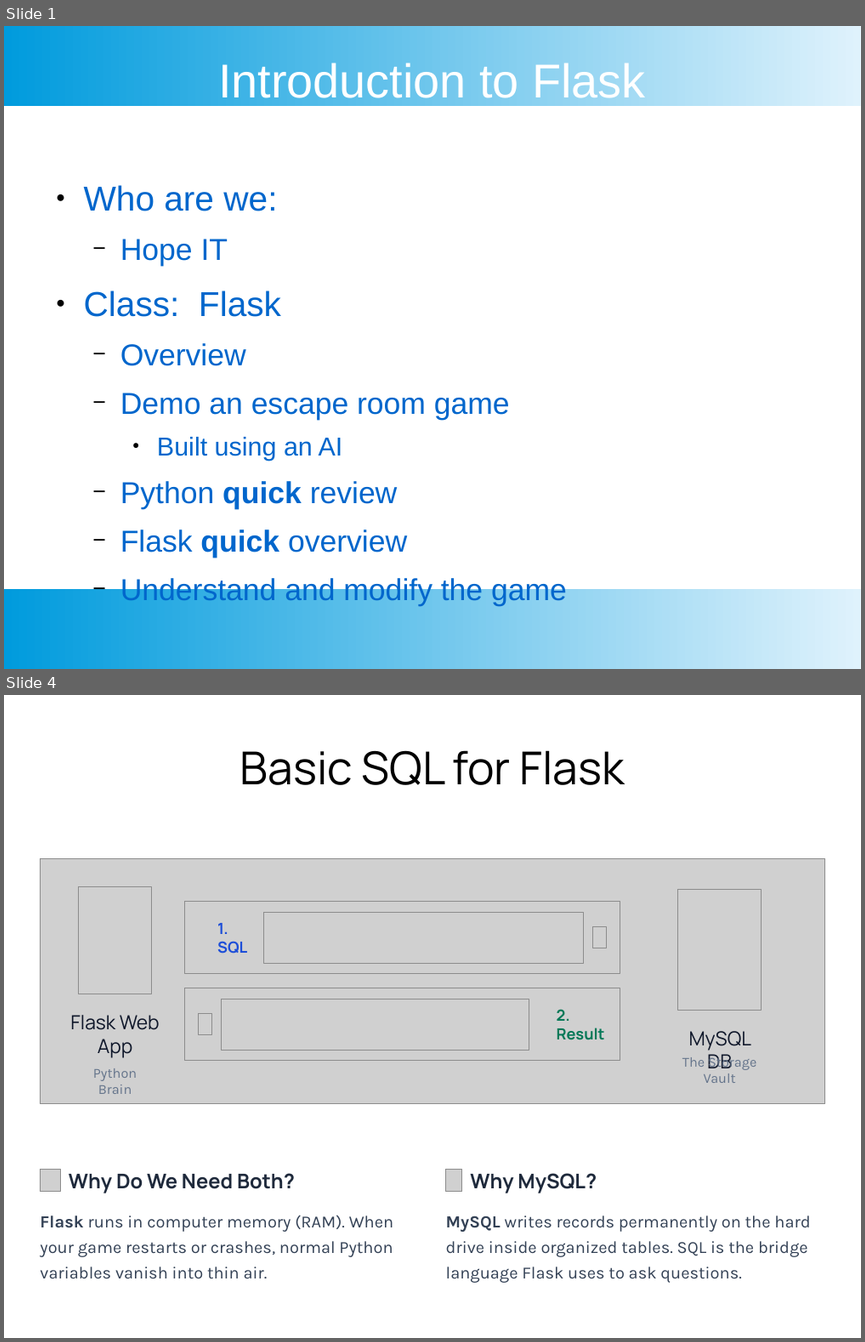
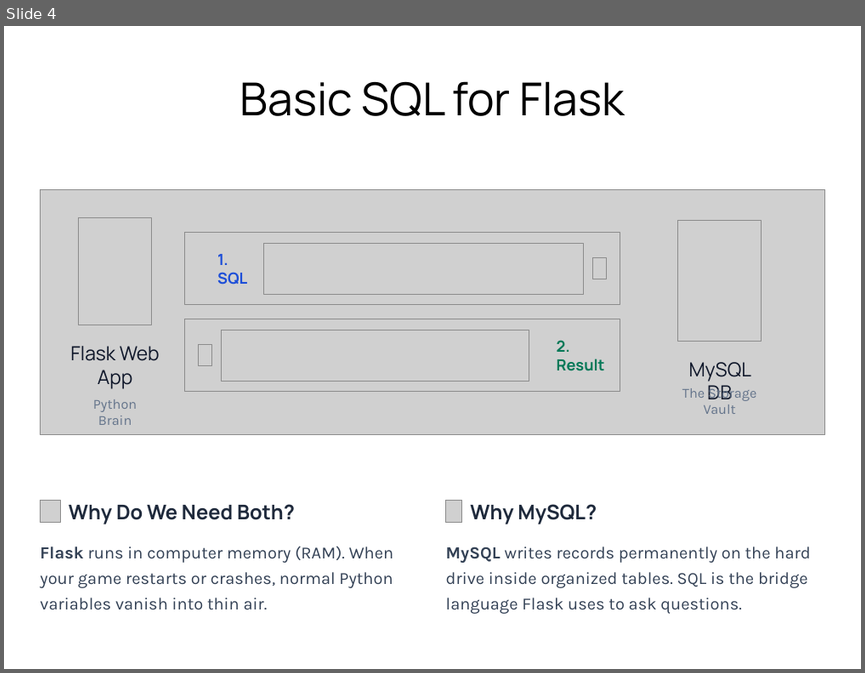
Before and after one commit to benjaminisi/EscapeRoomFlaskLesson, a slide deck: Documents/slides/4sql.odp. Shown one above the other, each under a label of ours: slides 1 and 4 before the commit, slide 4 after it; the slides between them are not shown. The pictures are 865x1342 and 865x673 pixels, drawn with LibreOffice and Linux fonts; fonts in the diff are those of the drawing; grey boxes stand for pictures; background and template pictures are left out. Boxes give left, top, right and bottom in pixels: in the first picture for what was removed or moved away, otherwise in the second. Text is boxed around its words. In the diff, an @@ line names an element or a change of style, - is before the commit and + after.

Commit message:
Update intro slides to 4sql

```diff
--- a/Documents/slides/4sql.odp
+++ b/Documents/slides/4sql.odp
@@ slide 1 removed at (4, 26, 861, 669), background #FFFFFF @@
@@ rectangle removed at (4, 26, 861, 106) @@
@@ title removed at (218, 60, 645, 106) @@
-Introduction to Flask
@@ text removed at (84, 185, 567, 606) @@
-● Who are we:
-  − Hope IT
-● Class: Flask
-  − Overview
-  − Demo an escape room game
-    ● Built using an AI
-  − Python quick review
-  − Flask quick overview
-  − Understand and modify the game
@@ rectangle removed at (4, 589, 861, 669) @@
```
Also in this commit, not shown: 2 slides changed, 2 slides added, 1 other slide removed.
